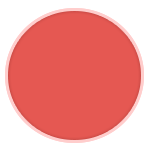
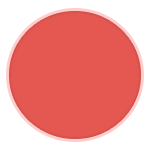
Layers edited between the first and the second 150x150 image:
painted on "rice" over bbox(5, 8, 144, 143)
hid "noodle", painted on it over bbox(5, 8, 144, 143)
